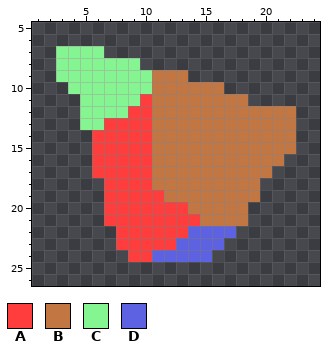
Edited in one commit: pixel-art sprite (sprites/items/chromatic-metal/chromatic-metal2.png). The picture above is the old version.
The file is 32x32 pixels. Shown: x 1..24, y 5..26.
Palette (. is transparent): A #ff3d3d  B #c27742  C #84f591  D #5d62e3
The same view after the edit:
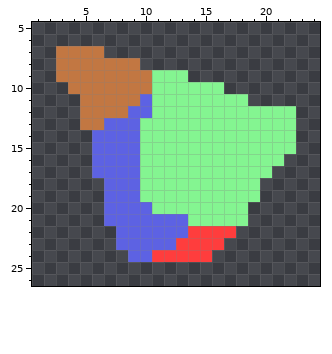
Edits made:
colour B: #c27742 -> #84f591
colour C: #84f591 -> #c27742
Changed rows in their new state; - is a pixel that keeps its letter.
first column x 6:
11 ----D-------
12 ---DD-------
13 -DDDB-------
14 DDDDB-------
15 DDDDB-------
16 DDDDB-------
17 DDDDB-------
18 -DDDB-------
19 -DDDBB------
20 -DDDDBBB----
21 -DDDDDDDB---
22 --DDDDDDAAAA
23 --DDDDDAAAA-
24 ---DDAAAAA--
